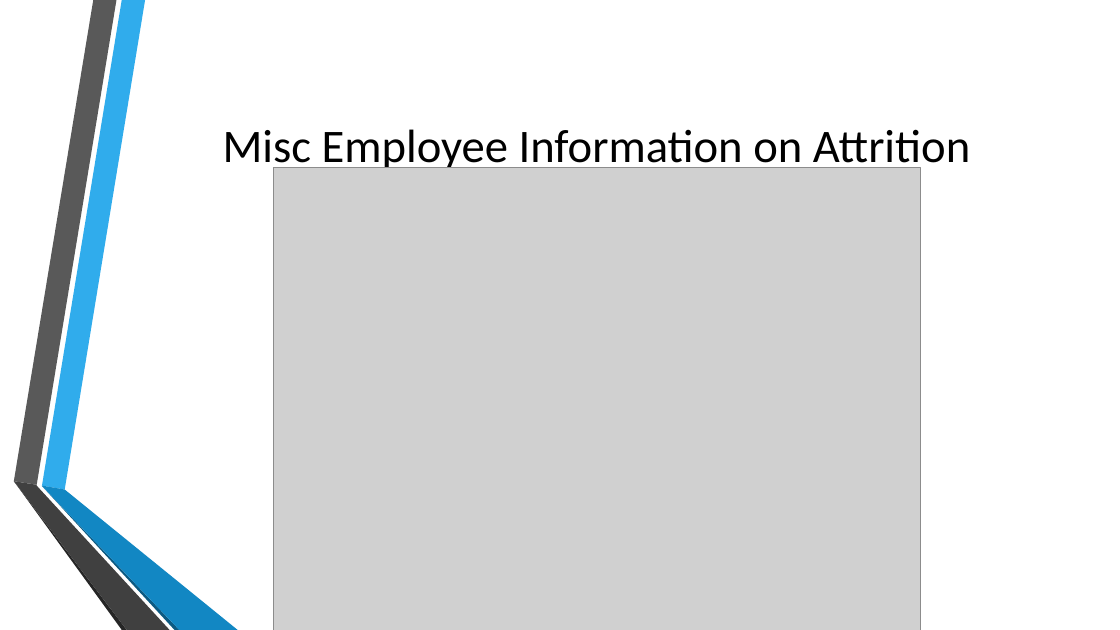
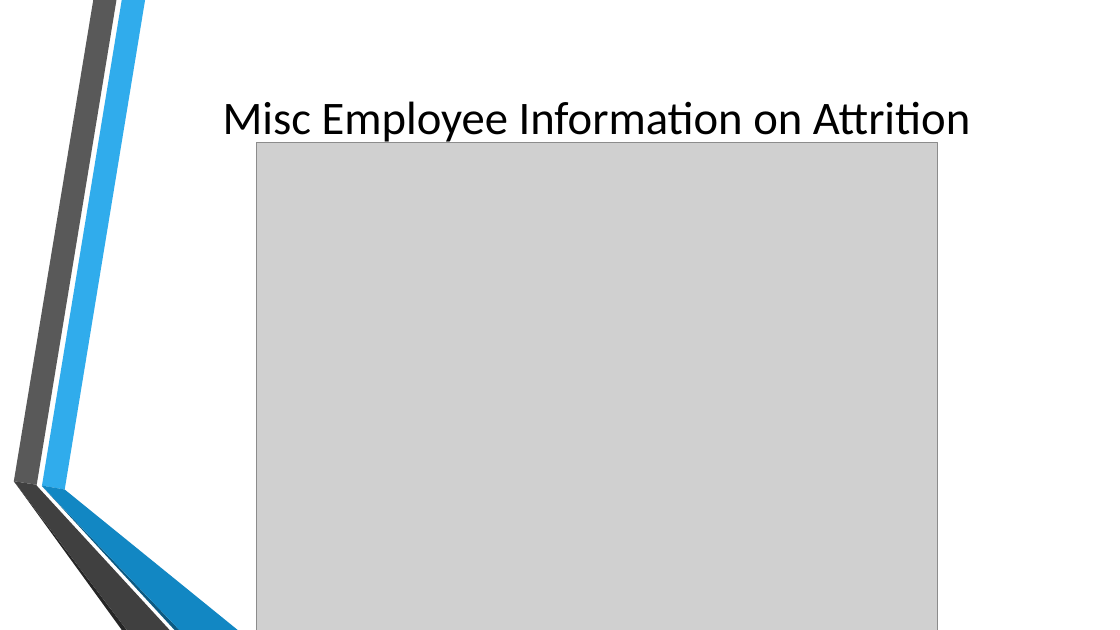
Before and after one commit to DustinBracy/CaseStudy2DDS, a slide deck: slide 7 of EDA.pptx. Drawn at 1120x630 pixels with LibreOffice and Linux fonts; fonts in the diff are those of the drawing; grey boxes stand for pictures; background and template pictures are left out. Boxes give left, top, right and bottom in pixels: in the first picture for what was removed or moved away, otherwise in the second. Text is boxed around its words. In the diff, an @@ line names an element or a change of style, - is before the commit and + after.

```diff
--- a/EDA.pptx
+++ b/EDA.pptx
@@ title "Misc Employee Information on Attrition": place and size @@
-title "Misc Employee Information on Attrition" at bbox=[223, 129, 970, 174]
+title "Misc Employee Information on Attrition" at bbox=[223, 101, 970, 146]
@@ picture: place and size @@
-picture at bbox=[274, 167, 921, 630]
+picture at bbox=[256, 143, 938, 630]
```
Also in this commit, not shown: 6 other slides changed.
